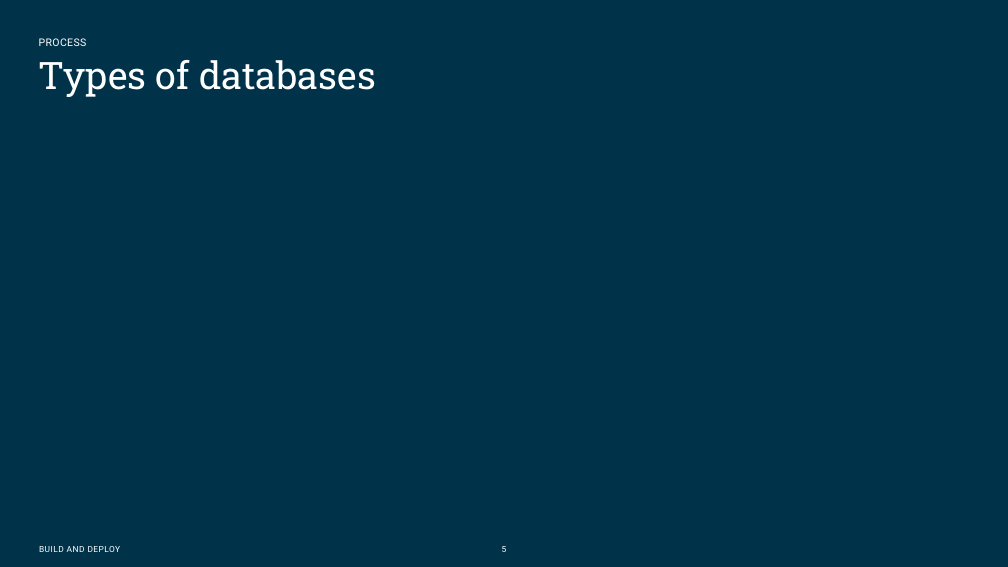
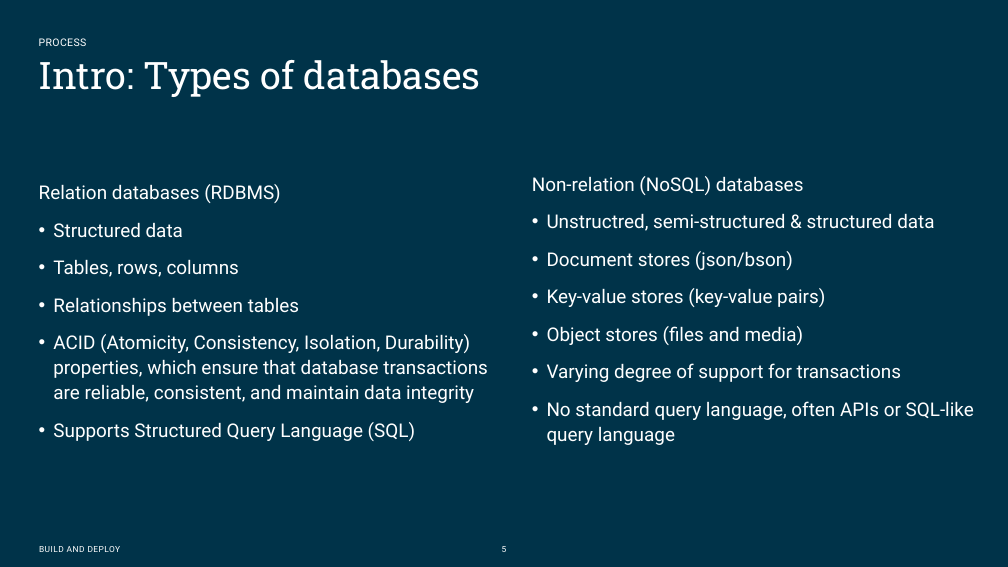
Before and after one commit to Omegapoint-Norge-Academy/storage-and-databases, a slide deck: slide 5 of Presentation material/Databases APP.pptx. Drawn at 1008x567 pixels with LibreOffice and Linux fonts; fonts in the diff are those of the drawing; background and template pictures are left out. Boxes give left, top, right and bottom in pixels: in the first picture for what was removed or moved away, otherwise in the second. Text is boxed around its words. In the diff, an @@ line names an element or a change of style, - is before the commit and + after.

```diff
--- a/Presentation material/Databases APP.pptx
+++ b/Presentation material/Databases APP.pptx
@@ title at (39,60,481,97): text changed @@
-Types of databases
+Intro: Types of databases
@@ text added at (532,176,974,445), 18 pt, text #FFFFFF @@
+Non-relation (NoSQL) databases
+• Unstructred, semi-structured & structured data
+• Document stores (json/bson)
+• Key-value stores (key-value pairs)
+• Object stores (files and media)
+• Varying degree of support for transactions
+• No standard query language, often APIs or SQL-like query language
@@ text added at (39,184,488,441), 18 pt, text #FFFFFF @@
+Relation databases (RDBMS)
+• Structured data
+• Tables, rows, columns
+• Relationships between tables
+• ACID (Atomicity, Consistency, Isolation, Durability) properties, which ensure that database transactions are reliable, consistent, and maintain data integrity
+• Supports Structured Query Language (SQL)
```
Also in this commit, not shown: 6 other slides changed, 1 slide added, 4 other files.
